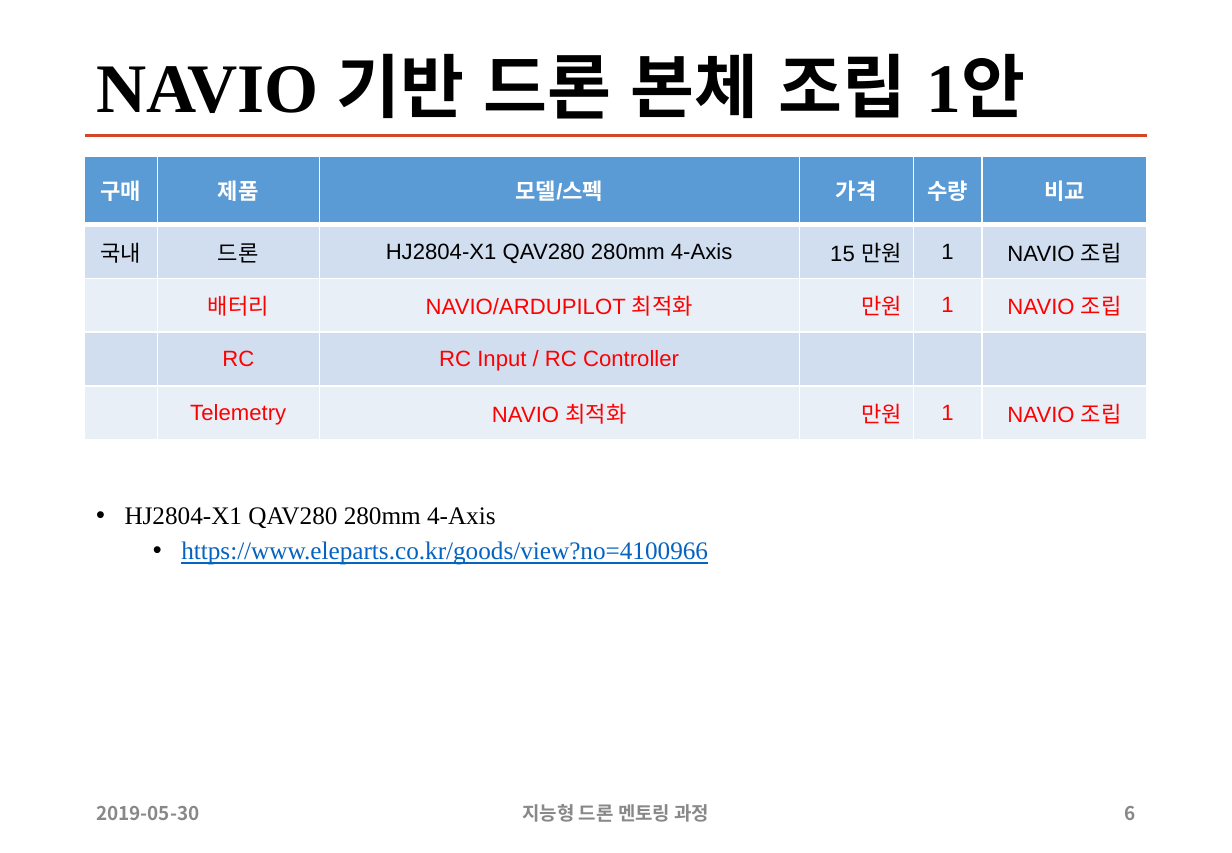
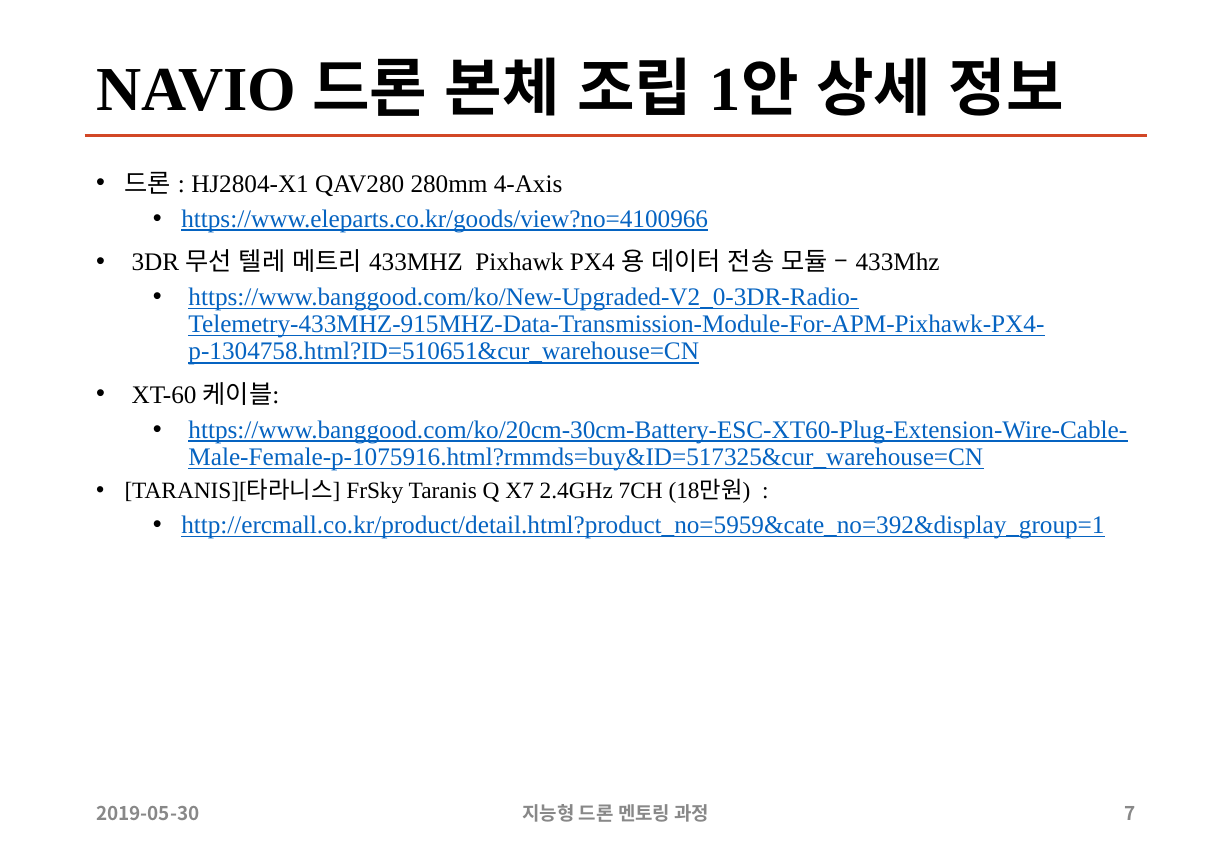
Before and after one commit to sunabove/autopilot_doc, a slide deck: slide 7 of 120 구매/100 OLD/108 2차 지능형 드론 멘토링 HW 구매 목록 19년 6월 V1.1.pptx (slide 6 before the commit). Drawn at 1232x853 pixels with LibreOffice and Linux fonts; fonts in the diff are those of the drawing. Boxes give left, top, right and bottom in pixels: in the first picture for what was removed or moved away, otherwise in the second. Text is boxed around its words. In the diff, an @@ line names an element or a change of style, - is before the commit and + after.

```diff
--- a/120 구매/100 OLD/108 2차 지능형 드론 멘토링 HW 구매 목록 19년 6월 V1.1.pptx
+++ b/120 구매/100 OLD/108 2차 지능형 드론 멘토링 HW 구매 목록 19년 6월 V1.1.pptx
@@ title at [96, 57, 1064, 116]: text changed; size 44 to 39.6 pt @@
-NAVIO 기반 드론 본체 조립 1안
+NAVIO 드론 본체 조립 1안 상세 정보
@@ text "드론 : HJ2804-X1 QAV280 280mm ...": place and size @@
-text "드론 : HJ2804-X1 QAV280 280mm ..." at [125, 507, 708, 565]
+text "드론 : HJ2804-X1 QAV280 280mm ..." at [125, 172, 1127, 539]
@@ table removed at [84, 156, 1148, 439], 5 rows, 6 columns @@
-구매 | 제품 | 모델/스펙 | 가격 | 수량 | 비교
-국내 | 드론 | HJ2804-X1 QAV280 280mm 4-Axis | 15 만원 | 1 | NAVIO 조립
- | 배터리 | NAVIO/ARDUPILOT 최적화 | 만원 | 1 | NAVIO 조립
- | RC | RC Input / RC Controller |  |  | 
- | Telemetry | NAVIO 최적화 | 만원 | 1 | NAVIO 조립
@@ text at [125, 172, 563, 196]: text changed @@
-• HJ2804-X1 QAV280 280mm 4-Axis
+• 드론 : HJ2804-X1 QAV280 280mm 4-Axis
@@ text at [125, 249, 1127, 539]: paragraphs added @@
+• 3DR 무선 텔레 메트리 433MHZ Pixhawk PX4 용 데이터 전송 모듈 – 433Mhz
+  • https://www.banggood.com/ko/New-Upgraded-V2_0-3DR-Radio-Telemetry-433MHZ-915MHZ-Data-Transmission-Module-For-APM-Pixhawk-PX4-p-1304758.html?ID=510651&cur_warehouse=CN
+• XT-60 케이블:
+  • https://www.banggood.com/ko/20cm-30cm-Battery-ESC-XT60-Plug-Extension-Wire-Cable-Male-Female-p-1075916.html?rmmds=buy&ID=517325&cur_warehouse=CN
+• [TARANIS][타라니스] FrSky Taranis Q X7 2.4GHz 7CH (18만원) :
+  • http://ercmall.co.kr/product/detail.html?product_no=5959&cate_no=392&display_group=1
@@ page number at [1125, 806, 1136, 820]: text changed @@
-6
+7
```
Also in this commit, not shown: 2 other slides changed, 4 slides added, 3 other files.
